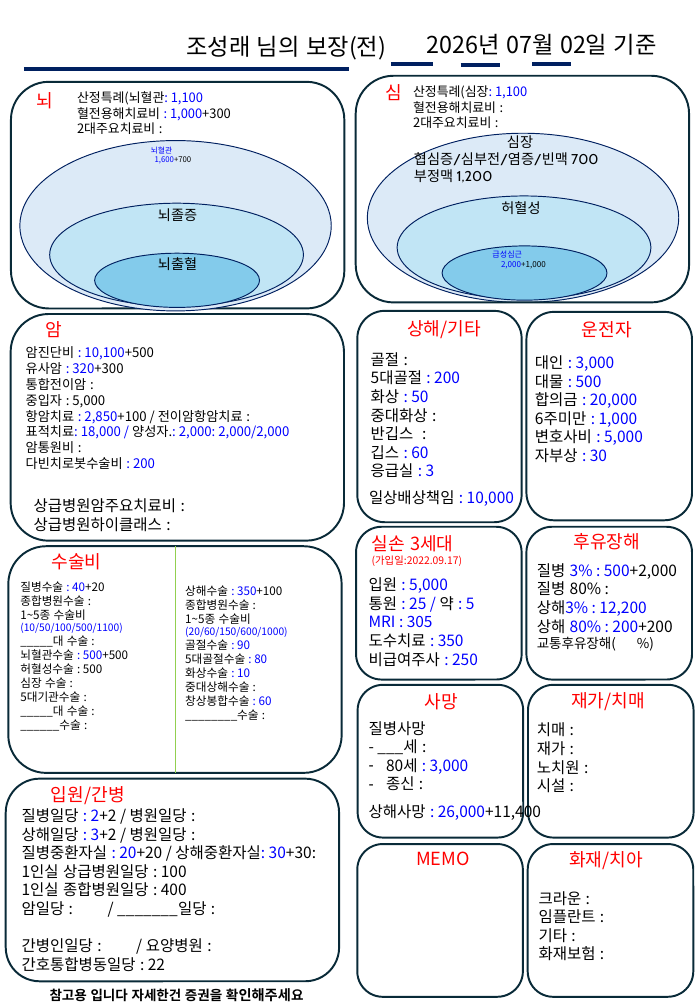
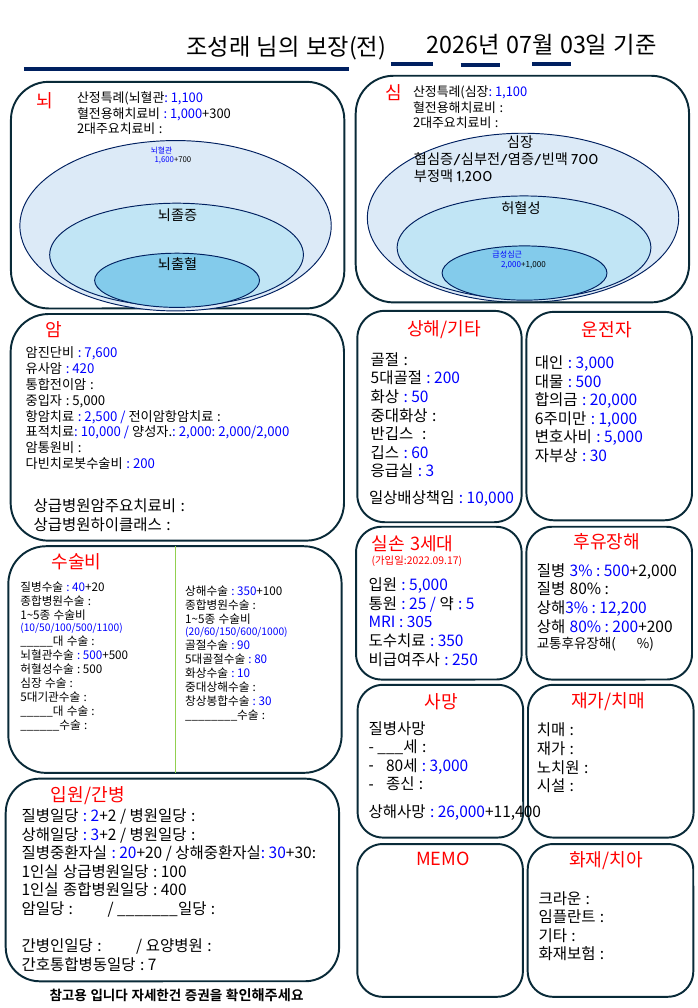
Before and after one commit to bokkile83-ui/barum-bunseok-backend, a slide deck: slide 1 of 보장분석지_조성래.pptx. Drawn at 698x1008 pixels with LibreOffice and Linux fonts; fonts in the diff are those of the drawing. Boxes give left, top, right and bottom in pixels: in the first picture for what was removed or moved away, otherwise in the second. Text is boxed around its words. In the diff, an @@ line names an element or a change of style, - is before the commit and + after.

```diff
--- a/보장분석지_조성래.pptx
+++ b/보장분석지_조성래.pptx
@@ text at (427, 33, 657, 55): text changed @@
-2026년 07월 02일 기준
+2026년 07월 03일 기준
@@ text at (26, 346, 117, 374): text changed; text colour #000000 to #0000FF @@
-암진단비 : 10,100+500
-유사암 : 320+300
+암진단비 : 7,600
+유사암 : 420
@@ text at (26, 410, 289, 439): text changed @@
-항암치료 : 2,850+100 / 전이암항암치료 :
-표적치료: 18,000 / 양성자.: 2,000: 2,000/2,000
+항암치료 : 2,500 / 전이암항암치료 :
+표적치료: 10,000 / 양성자.: 2,000: 2,000/2,000
@@ text at (185, 695, 272, 706): text changed @@
-창상봉합수술 : 60
+창상봉합수술 : 30
@@ text at (22, 957, 157, 971): text changed @@
-간호통합병동일당 : 22
+간호통합병동일당 : 7
```
Also in this commit, not shown: 10 other files.
